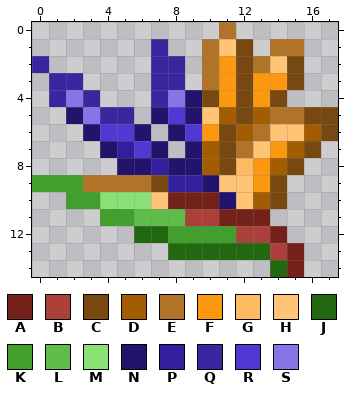
Two states of a pixel-art sprite, public/items/bird-of-paradise.png. Above, as it was before the edit.
The file is 18x15 pixels. Colours within 5 levels of each other are drawn and written as one.
Palette (. is transparent): A #74211a  B #ab403a  C #774911  D #a35d00  E #b17328  F #fc9710  G #feba60  H #ffc476  J #226811  K #429f2b  L #5fbe49  M #8be176  N #22146c  P #331f9e  Q #3a279f  R #5038d2  S #8674e8
The result:
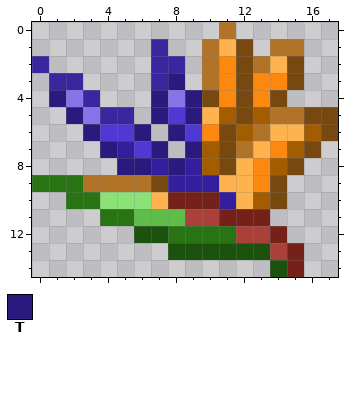
Colours new in this view: T #2a1a7e
Change:
Colour F changes from #fc9710 to #fc8810.
Colour H changes from #ffc476 to #ffb34e.
Colour J changes from #226811 to #1b520d.
Colour K changes from #429f2b to #287415.
The author changed colour G to colour H in row 8 at x 12.
The author changed colour N to colour P in row 8 at x 9; in row 9 at x 10; in row 10 at x 11.
The author changed colour N to colour T in row 4 at x 9; in row 5 at x 2, 7 and 9; in row 6 at x 3, 6 and 8; in row 7 at x 4, 7 and 9; in row 8 at x 5 to 6 and 8.
The author changed colour Q to colour T in row 3 at x 8; in row 4 at x 1 and 7.
Where, in picture pixels (left, top, right, bottom), the same in both pictures:
changed: (32, 39, 304, 277)
